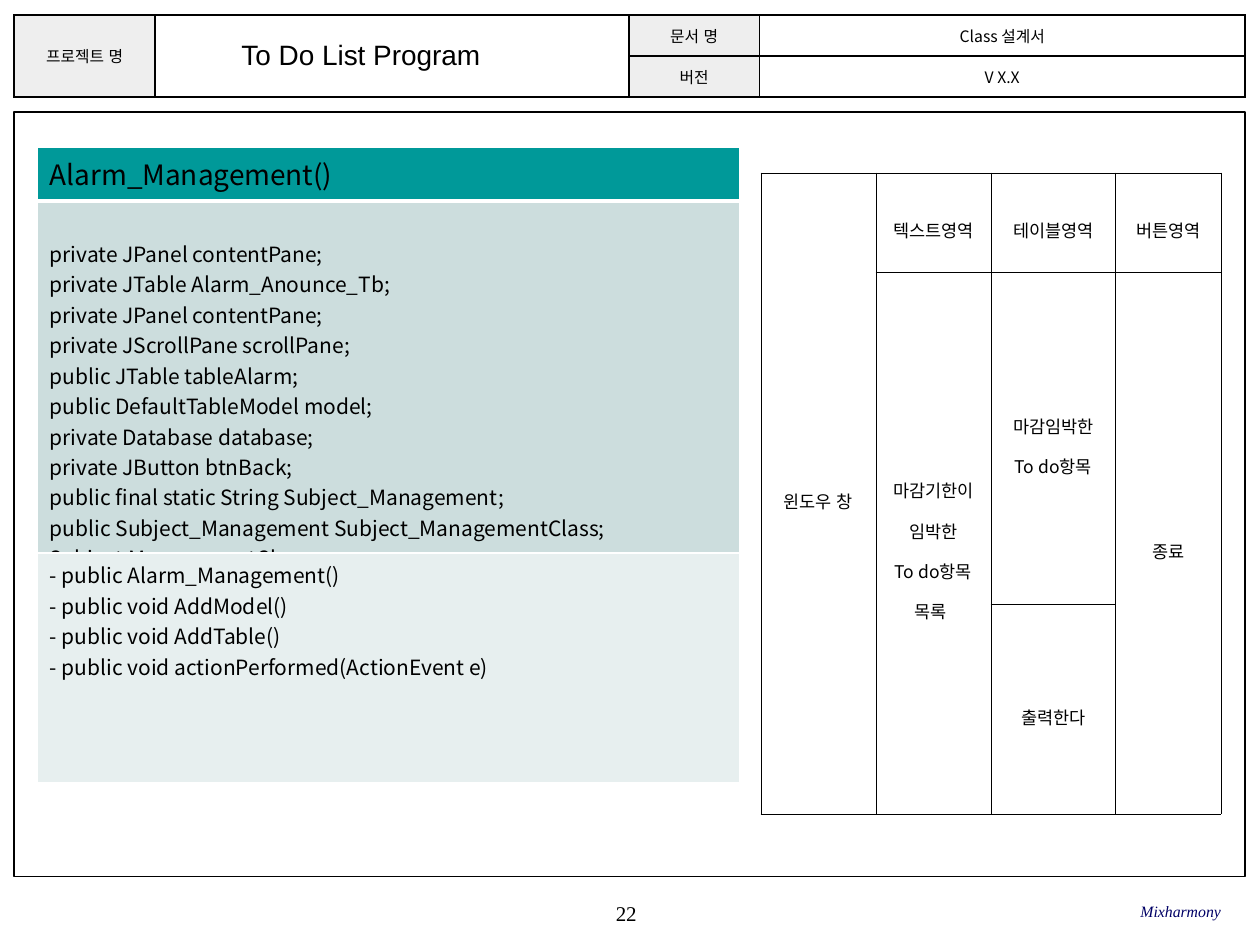
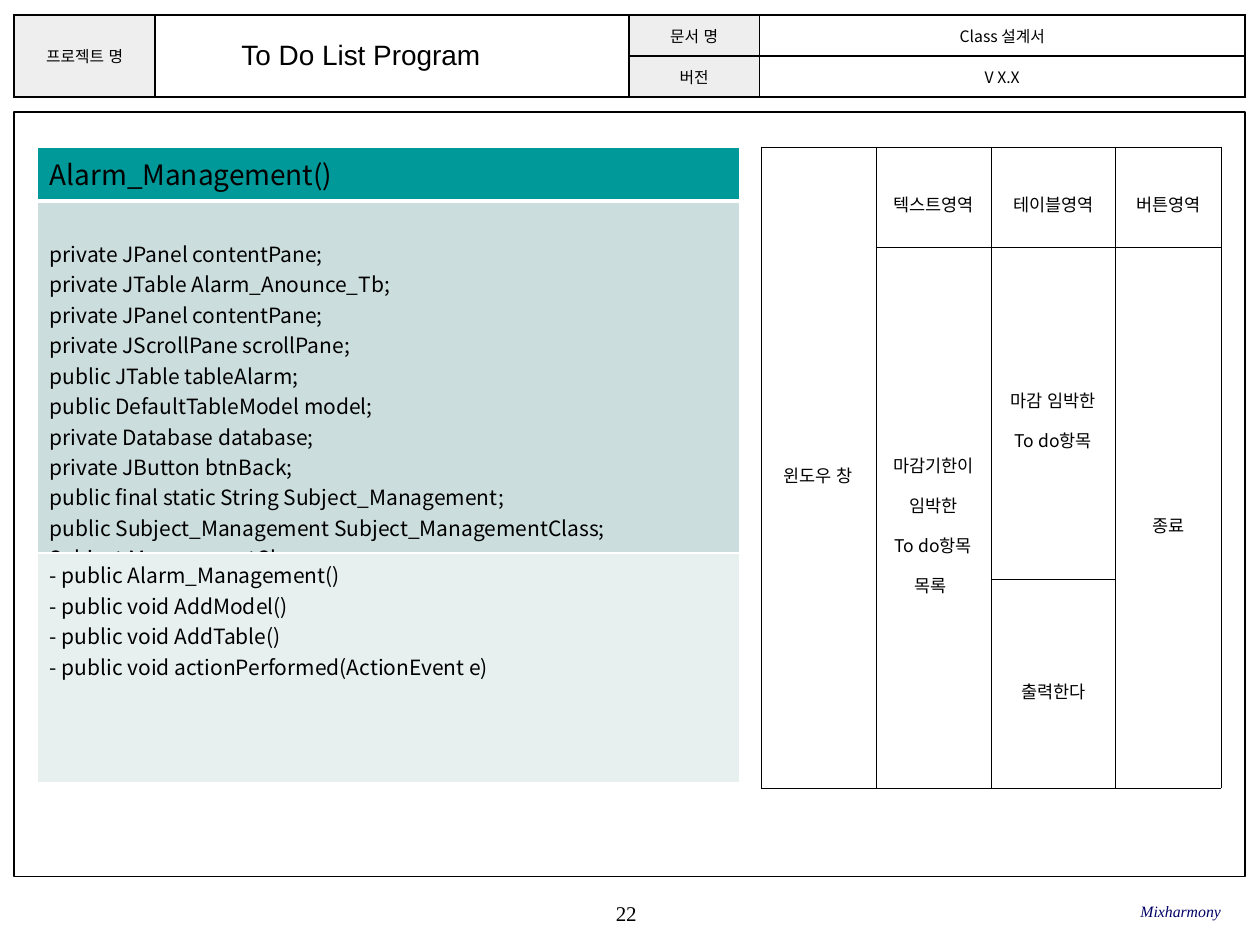
Before and after one commit to SE-admin/SE2017_2_mixharmony, a slide deck: slide 22 of doc/3_ 설계서/Class Design.pptx. Drawn at 1260x945 pixels with LibreOffice and Linux fonts; fonts in the diff are those of the drawing; background and template pictures are left out. Boxes give left, top, right and bottom in pixels: in the first picture for what was removed or moved away, otherwise in the second. Text is boxed around its words. In the diff, an @@ line names an element or a change of style, - is before the commit and + after.

```diff
--- a/doc/3_ 설계서/Class Design.pptx
+++ b/doc/3_ 설계서/Class Design.pptx
@@ table at <box>761,147,1221,789</box> @@
-row 2, column 3: 마감임박한 / To do항목
+row 2, column 3: 마감 임박한 / To do항목
@@ table: place and size @@
-table at <box>761,173,1221,814</box>
+table at <box>761,147,1221,789</box>
```
Also in this commit, not shown: 12 other slides changed.
